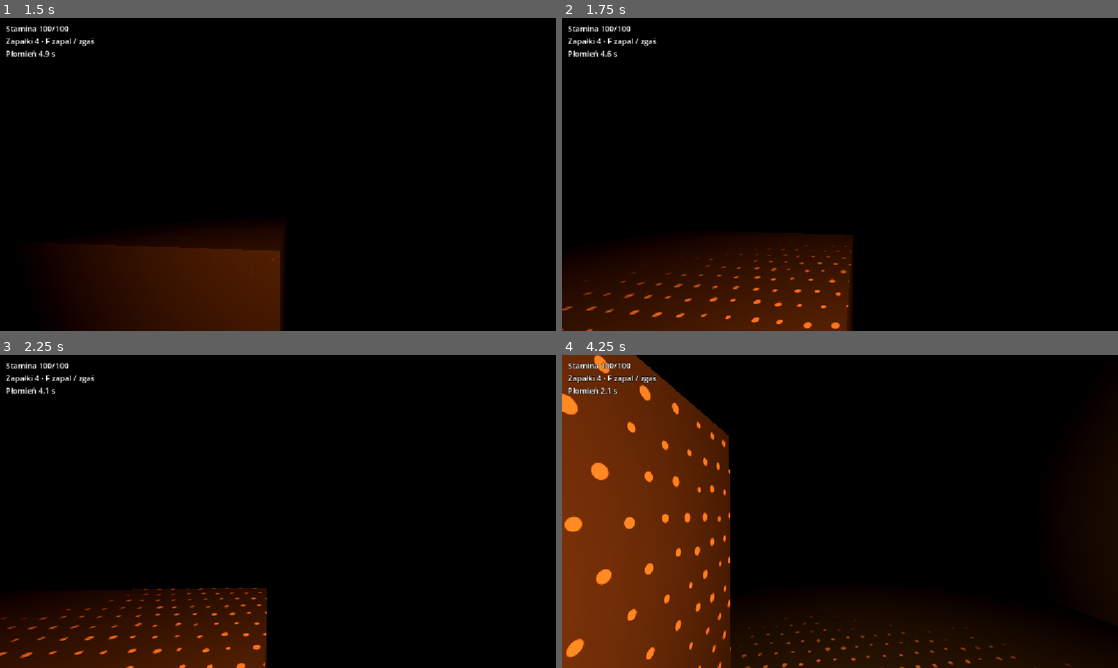
Above: before the commit, frames 1-4 (two rows, left to right).
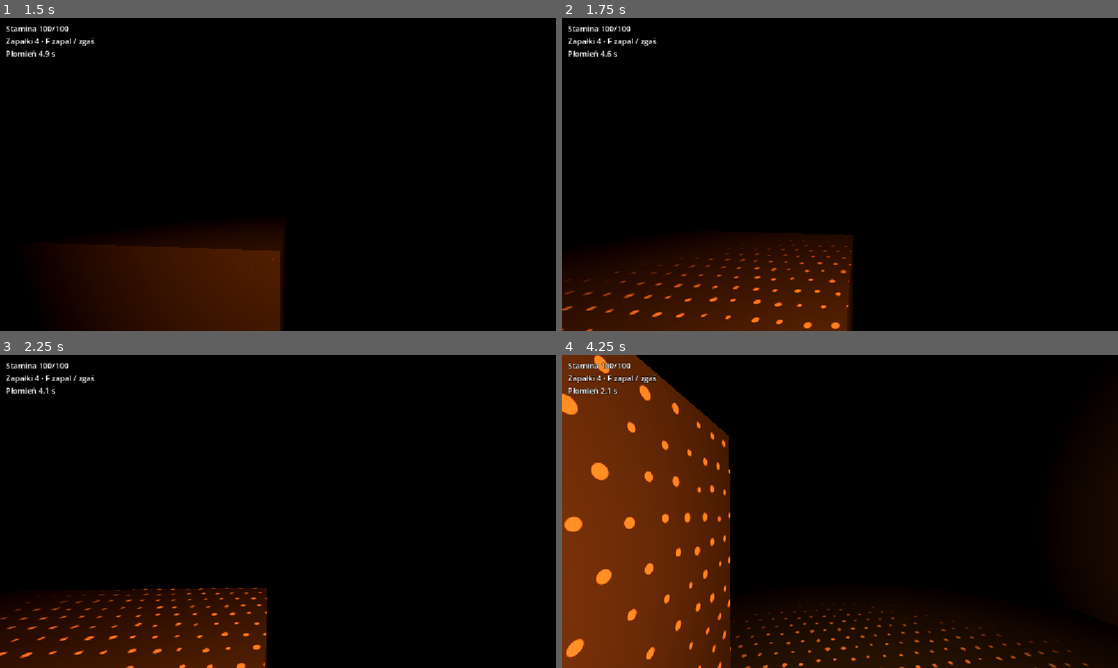
Above: after the commit, the same moments.

Repository: dawidseipold/blind-step
Game: Godot game, scene res://light_course.tscn
Two runs of this game, one before a commit and one after it. Both use one fixed random seed, a clock stepped at 60 frames per second and the inputs below.
Inputs (mouse positions are in pixels of both pictures, inside the frame that each line leads up to):
- Up to frame 1 (1.5 s): tap Enter at 0.5 s; move the mouse to (305, 174) at 0.52 s; hold Ctrl (crouch) 0.53-1.28 s; hold W (walk_forward) from 0.53 s (still down); click (305, 174) at 0.67 s; tap Space at 1.25 s; move the mouse to (250, 174) at 1.27 s; tap F (flashlight) at 1.35 s
- Up to frame 2 (1.75 s): keep holding W (walk_forward)
- Up to frame 3 (2.25 s): keep holding W (walk_forward); move the mouse to (289, 505) at 2.02 s; hold R (replace_cell) from 2.03 s (still down)
- Up to frame 4 (4.25 s): keep holding W (walk_forward); tap Enter at 2.75 s; move the mouse to (834, 517) at 2.77 s; release R (replace_cell) at 2.78 s; tap Shift (sprint) at 2.85 s; click (834, 517) at 2.92 s; tap Space at 3.5 s; move the mouse to (878, 514) at 3.52 s; hold Ctrl (crouch) from 3.53 s (still down)

Frame 1 is identical in both runs. In frame 2, 0.1% of the frame differs, in the area x 0-53%, y 71-100%; in frame 3, 0.4%; in frame 4, 0.6%, in the area x 28-95%, y 79-100%.

Commit message:
T34 Wydłuż pamięć światła i poszerz snop latarki

Diff:
--- a/game/blind-step/light_course.gd
+++ b/game/blind-step/light_course.gd
@@ -7,8 +7,8 @@
 const SAMPLE_INTERVAL := 0.1
 const TORCH_SAMPLE_INTERVAL := 1.0 / 30.0
 const FULL_EXPOSURE := 3.0
-const MATCH_TRACE_SECONDS := 1.4
-const TRACE_SECONDS := 5.0
+const MATCH_TRACE_SECONDS := 7.0
+const TRACE_SECONDS := 10.0
 @onready var player: Player = $PlayerSpawn/Player
 @onready var lamp: Lamp = player.get_node("Camera3D/Flashlight")
 var points := PackedVector3Array()
--- a/game/blind-step/player.tscn
+++ b/game/blind-step/player.tscn
@@ -37,7 +37,7 @@
 light_energy = 3.4
 light_projector = SubResource("SoftBeam")
 spot_range = 15.0
-spot_angle = 20.0
+spot_angle = 28.6326
 spot_angle_attenuation = 0.55
 shadow_enabled = true
 script = ExtResource("Flashlight")
Not shown, changed: ROADMAP.md
Not shown, changed: docs/latarka.md
Not shown, changed: sync-issues.ps1
